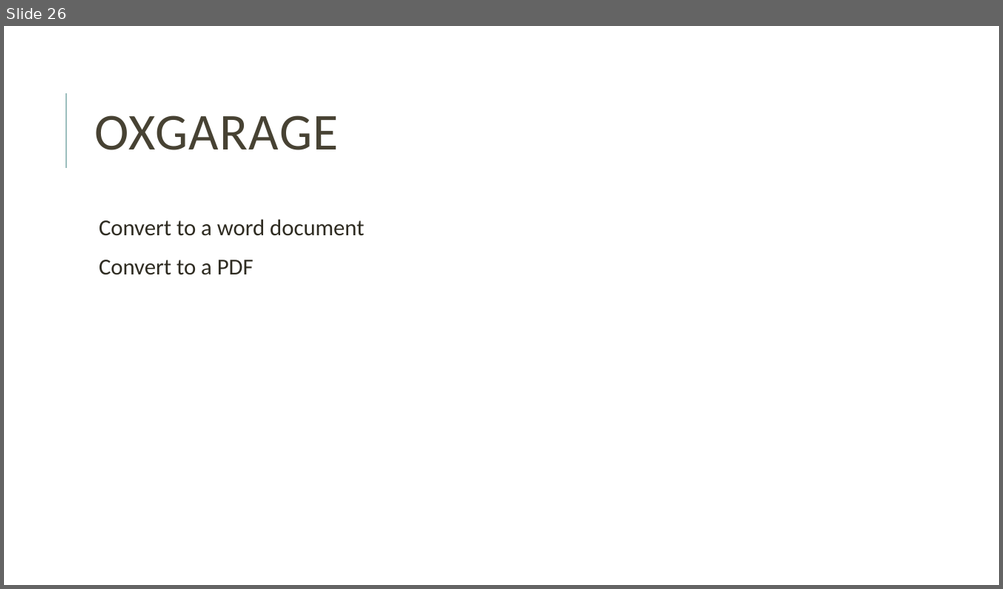
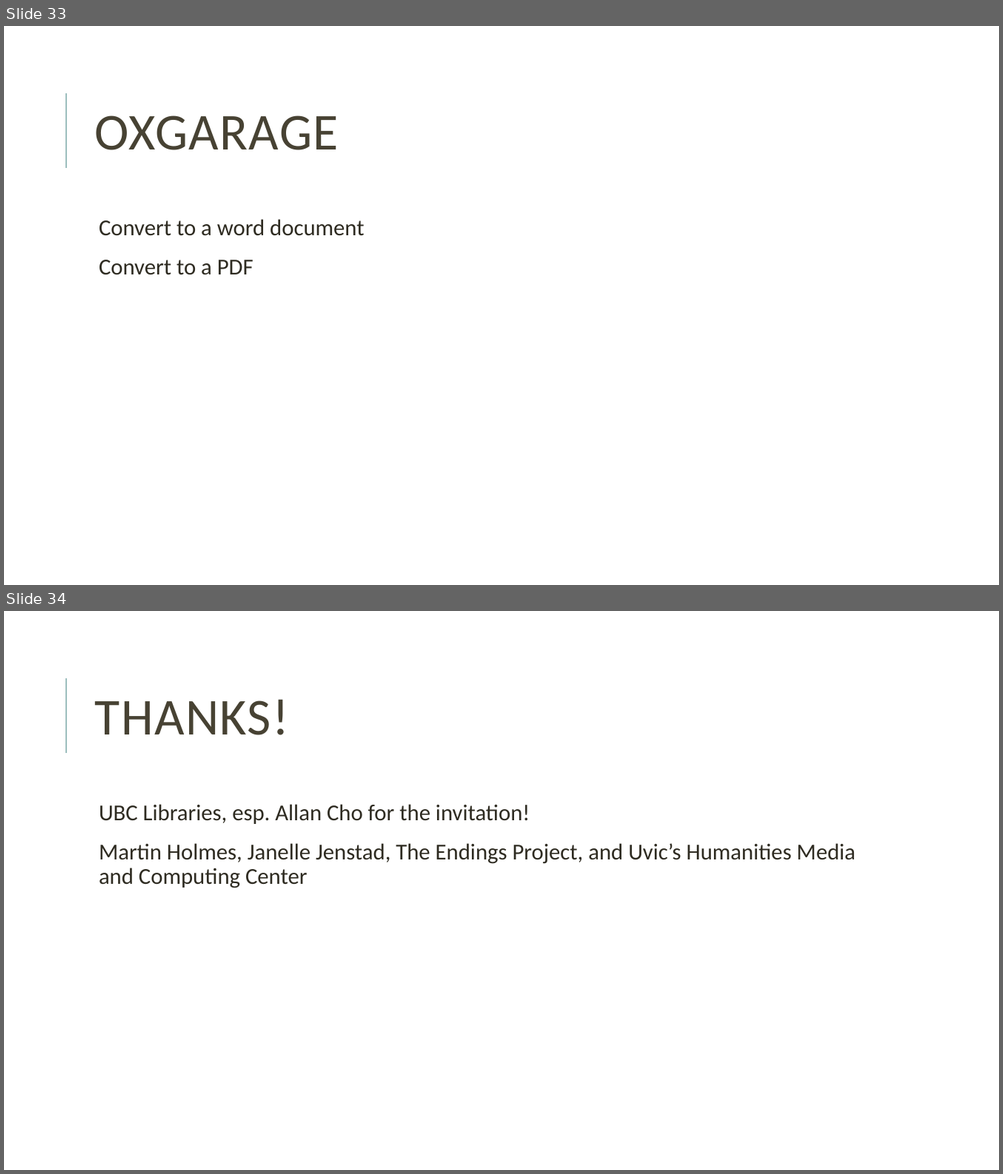
Before and after one commit to joeytakeda/teiworkshop, a slide deck: oct25/TEIWorkshop_2.pptx. Shown one above the other, each under a label of ours: slide 26 before the commit, slides 33 and 34 after it. The pictures are 1003x589 and 1003x1174 pixels, drawn with LibreOffice and Linux fonts; fonts in the diff are those of the drawing. Boxes give left, top, right and bottom in pixels: in the first picture for what was removed or moved away, otherwise in the second. Text is boxed around its words. In the diff, an @@ line names an element or a change of style, - is before the commit and + after.

```diff
--- a/oct25/TEIWorkshop_2.pptx
+++ b/oct25/TEIWorkshop_2.pptx
@@ slide 34 added at [4, 611, 999, 1170], background #FFFFFF; not listed: 1 template element that a slide beside it also shows @@
@@ title added at [95, 699, 289, 735], 50 pt, text #474233 @@
+THANKS!
@@ text added at [99, 804, 855, 889], 22 pt, text #2E2B21 @@
+  UBC Libraries, esp. Allan Cho for the invitation!
+  Martin Holmes, Janelle Jenstad, The Endings Project, and Uvic’s Humanities Media and Computing Center
@@ what was slide 26 is now slide 33 @@
```
Also in this commit, not shown: 1 slide changed, 8 other slides added, 1 slide removed, 2 other files.
